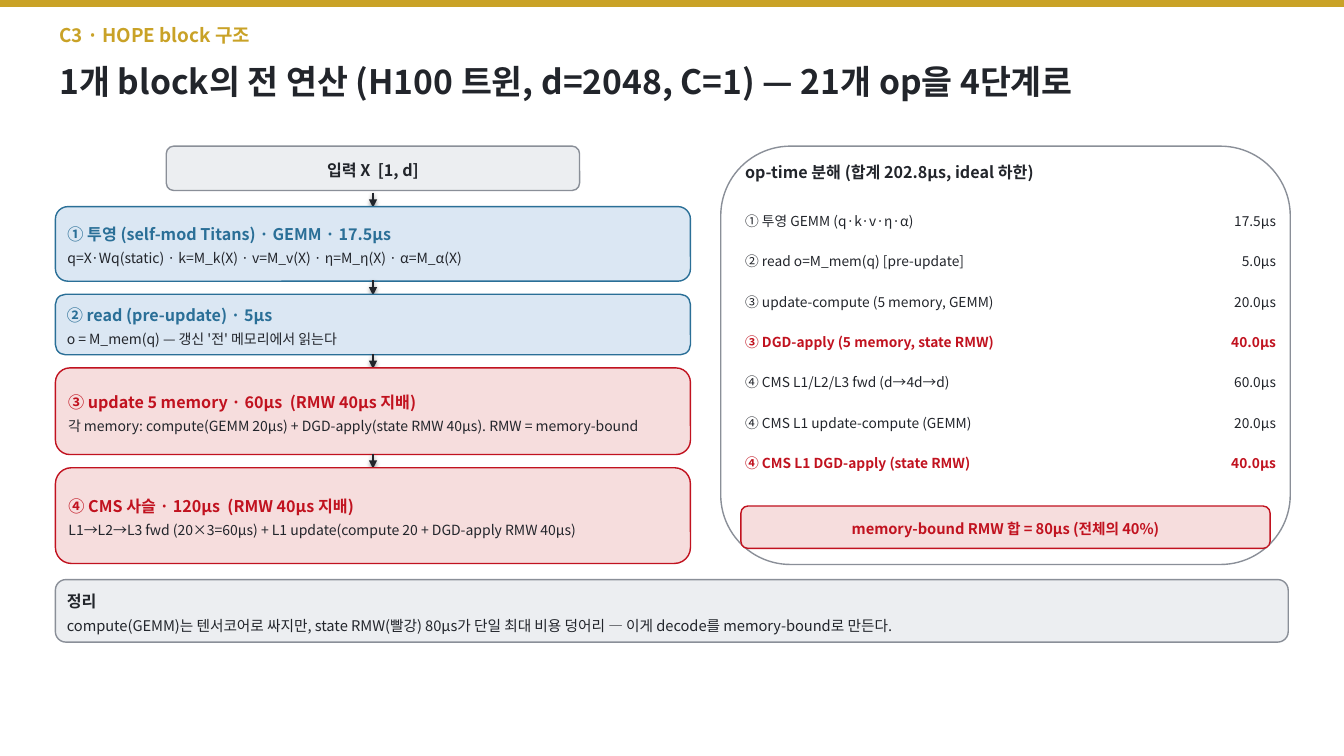
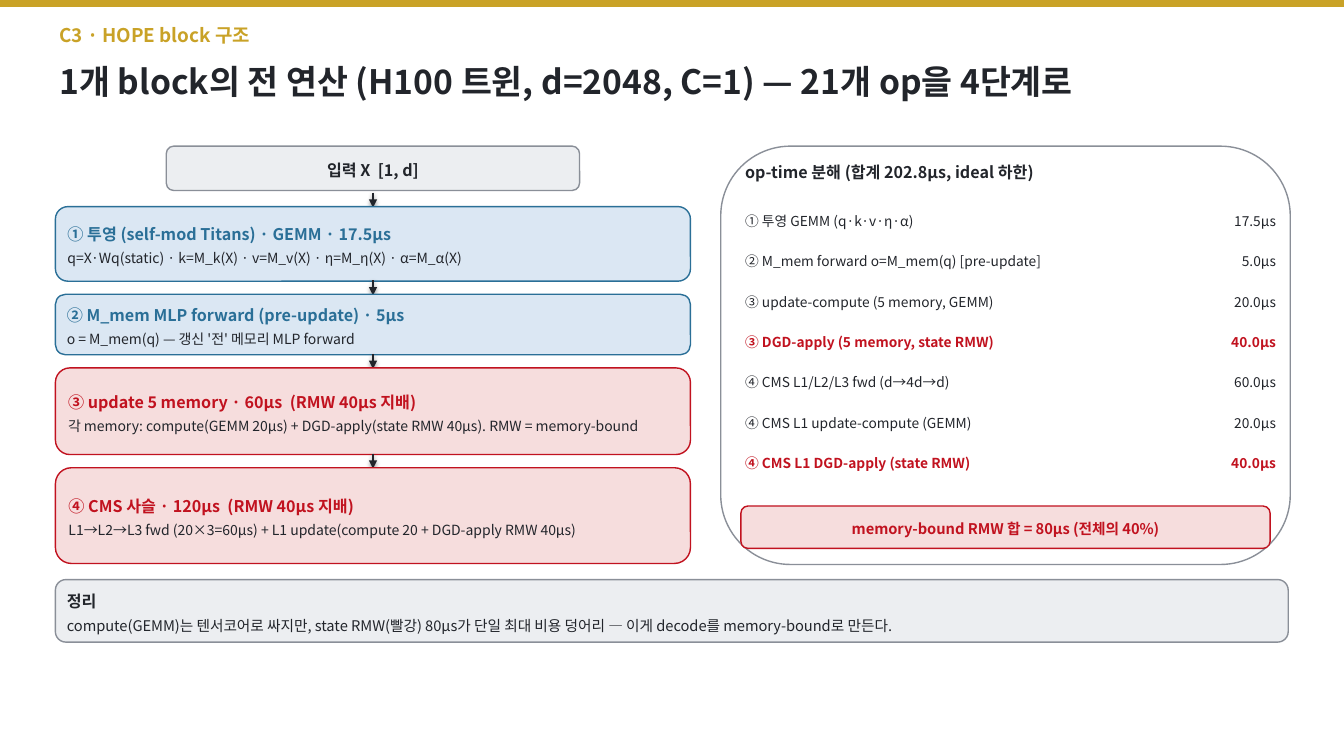
Before and after one commit to jimmylegendary/neural-memory-study, a slide deck: slide 85 of seminar/TTT-seminar.pptx. Drawn at 1344x756 pixels with LibreOffice and Linux fonts; fonts in the diff are those of the drawing. Boxes give left, top, right and bottom in pixels: in the first picture for what was removed or moved away, otherwise in the second. Text is boxed around its words. In the diff, an @@ line names an element or a change of style, - is before the commit and + after.

```diff
--- a/seminar/TTT-seminar.pptx
+++ b/seminar/TTT-seminar.pptx
@@ text at [745, 254, 1041, 269]: text changed @@
-② read o=M_mem(q) [pre-update]
+② M_mem forward o=M_mem(q) [pre-update]
@@ text in rounded rectangle at [67, 307, 404, 347]: text changed; size 10 to 11.5 pt; text colour #22252B to #2A6F97; bold on @@
-② read (pre-update) · 5µs
-o = M_mem(q) — 갱신 '전' 메모리에서 읽는다
+② M_mem MLP forward (pre-update) · 5µs
+o = M_mem(q) — 갱신 '전' 메모리 MLP forward
```
Also in this commit, not shown: 10 other slides changed, 2 other files.
